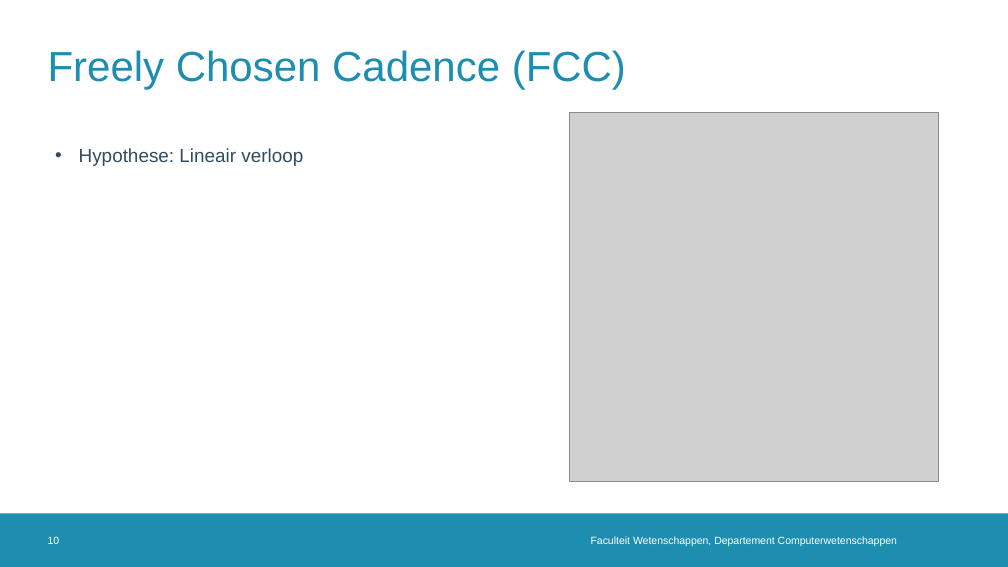
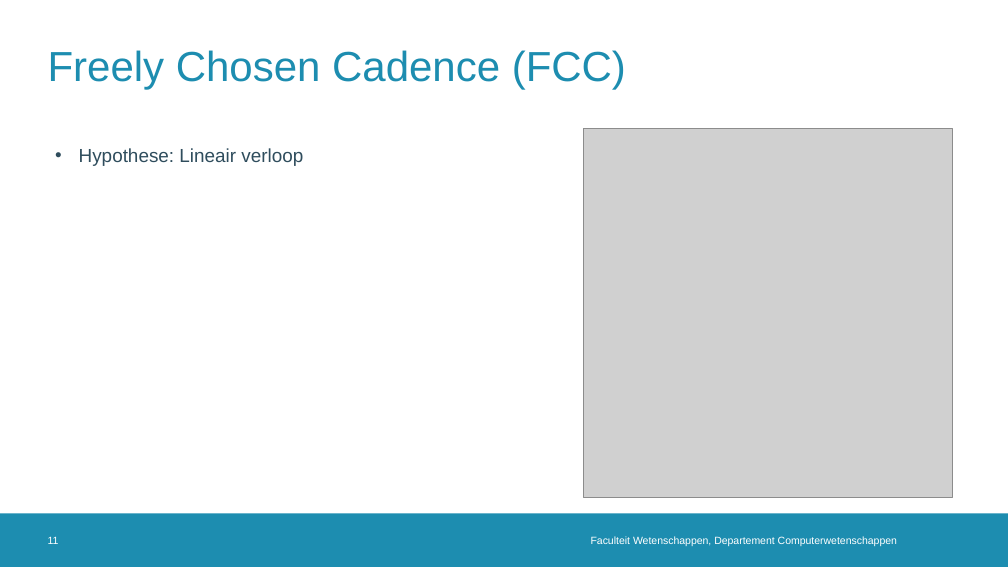
Before and after one commit to TooCools/Masterproef, a slide deck: slide 11 of Real-Time Cadansaanpassing in een Automatische Fietstransmissie2.0.pptx (slide 10 before the commit). Drawn at 1008x567 pixels with LibreOffice and Linux fonts; fonts in the diff are those of the drawing; grey boxes stand for pictures; background and template pictures are left out. Boxes give left, top, right and bottom in pixels: in the first picture for what was removed or moved away, otherwise in the second. Text is boxed around its words. In the diff, an @@ line names an element or a change of style, - is before the commit and + after.

```diff
--- a/Real-Time Cadansaanpassing in een Automatische Fietstransmissie2.0.pptx
+++ b/Real-Time Cadansaanpassing in een Automatische Fietstransmissie2.0.pptx
@@ picture: place and size @@
-picture at bbox=[570, 113, 939, 482]
+picture at bbox=[583, 129, 952, 498]
@@ page number at bbox=[48, 536, 59, 544]: text changed @@
-10
+11
```
Also in this commit, not shown: 4 other slides changed, 2 slides added, 12 other files.
